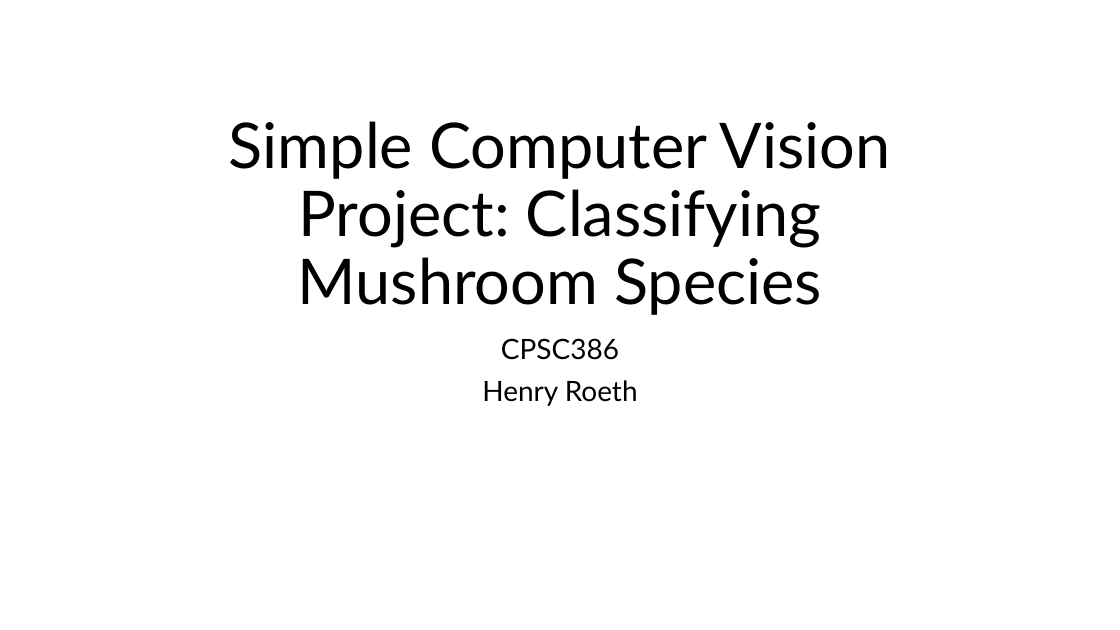
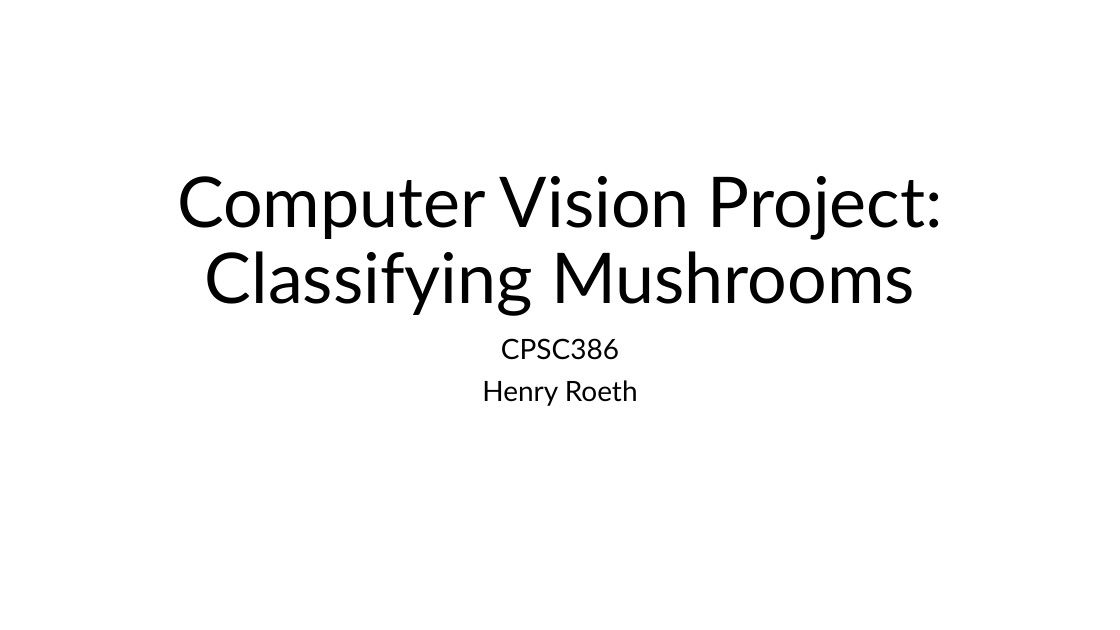
Before and after one commit to henryroeth/cpsc386-cv-project, a slide deck: slide 1 of docs/Project_Presentation_HKR.pptx. Drawn at 1120x630 pixels with LibreOffice and Linux fonts; fonts in the diff are those of the drawing. Boxes give left, top, right and bottom in pixels: in the first picture for what was removed or moved away, otherwise in the second. Text is boxed around its words. In the diff, an @@ line names an element or a change of style, - is before the commit and + after.

```diff
--- a/docs/Project_Presentation_HKR.pptx
+++ b/docs/Project_Presentation_HKR.pptx
@@ title at bbox=[177, 176, 943, 316]: text changed; size 54 to 60 pt @@
-Simple Computer Vision Project: Classifying Mushroom Species
+Computer Vision Project: Classifying Mushrooms
```
Also in this commit, not shown: 3 other slides changed, 5 slides added, 2 slides removed.
